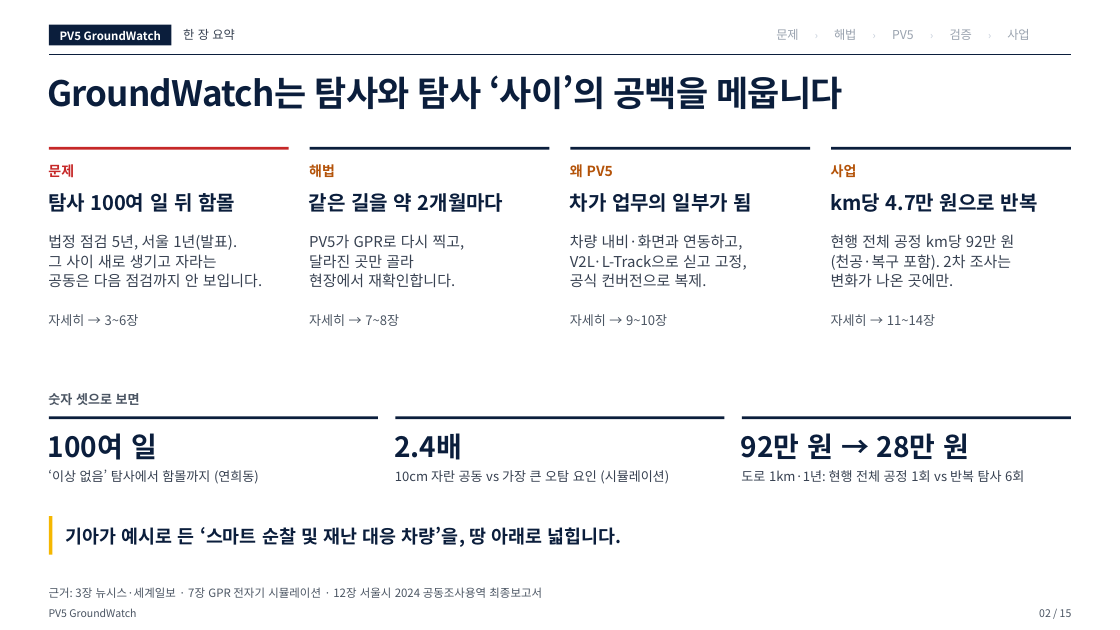
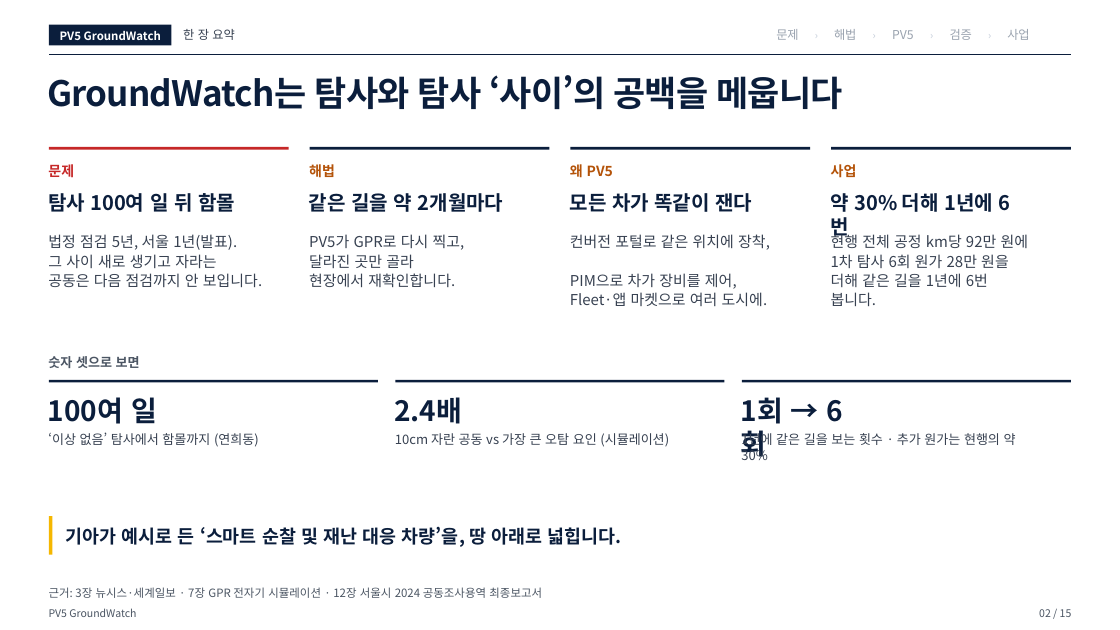
Before and after one commit to woojin-choe/pv5-hose-lab, a slide deck: slide 2 of ppt_all/PV5_GroundWatch_10_23.pptx. Drawn at 1120x630 pixels with LibreOffice and Linux fonts; fonts in the diff are those of the drawing. Boxes give left, top, right and bottom in pixels: in the first picture for what was removed or moved away, otherwise in the second. Text is boxed around its words. In the diff, an @@ line names an element or a change of style, - is before the commit and + after.

```diff
--- a/ppt_all/PV5_GroundWatch_10_23.pptx
+++ b/ppt_all/PV5_GroundWatch_10_23.pptx
@@ text at (x1=570, y1=193, x2=752, y2=212): text changed @@
-차가 업무의 일부가 됨
+모든 차가 똑같이 잰다
@@ text at (x1=830, y1=193, x2=993, y2=212): text changed @@
-km당 4.7만 원으로 반복
+약 30% 더해 1년에 6번
@@ text at (x1=570, y1=234, x2=770, y2=306): text changed @@
-차량 내비·화면과 연동하고,
-V2L·L-Track으로 싣고 고정,
-공식 컨버전으로 복제.
+컨버전 포털로 같은 위치에 장착,
+PIM으로 차가 장비를 제어,
+Fleet·앱 마켓으로 여러 도시에.
@@ text at (x1=831, y1=233, x2=1029, y2=306): text changed @@
-현행 전체 공정 km당 92만 원
-(천공·복구 포함). 2차 조사는
-변화가 나온 곳에만.
+현행 전체 공정 km당 92만 원에
+1차 탐사 6회 원가 28만 원을
+더해 같은 길을 1년에 6번 봅니다.
@@ text removed at (x1=48, y1=314, x2=139, y2=326) @@
-자세히 → 3~6장
@@ text removed at (x1=309, y1=314, x2=399, y2=326) @@
-자세히 → 7~8장
@@ text removed at (x1=570, y1=314, x2=667, y2=326) @@
-자세히 → 9~10장
@@ text removed at (x1=831, y1=314, x2=935, y2=326) @@
-자세히 → 11~14장
@@ 5 texts, 3 rectangles moved together from (x1=48, y1=393, x2=1071, y2=484) to (x1=48, y1=356, x2=1071, y2=447) @@
@@ text at (x1=741, y1=397, x2=783, y2=424): text changed @@
-92만 원 → 28만 원
+1회 → 6회
@@ text at (x1=741, y1=431, x2=1016, y2=460): text changed @@
-도로 1km·1년: 현행 전체 공정 1회 vs 반복 탐사 6회
+1년에 같은 길을 보는 횟수 · 추가 원가는 현행의 약 30%
```
Also in this commit, not shown: 10 other slides changed, 21 other files.
